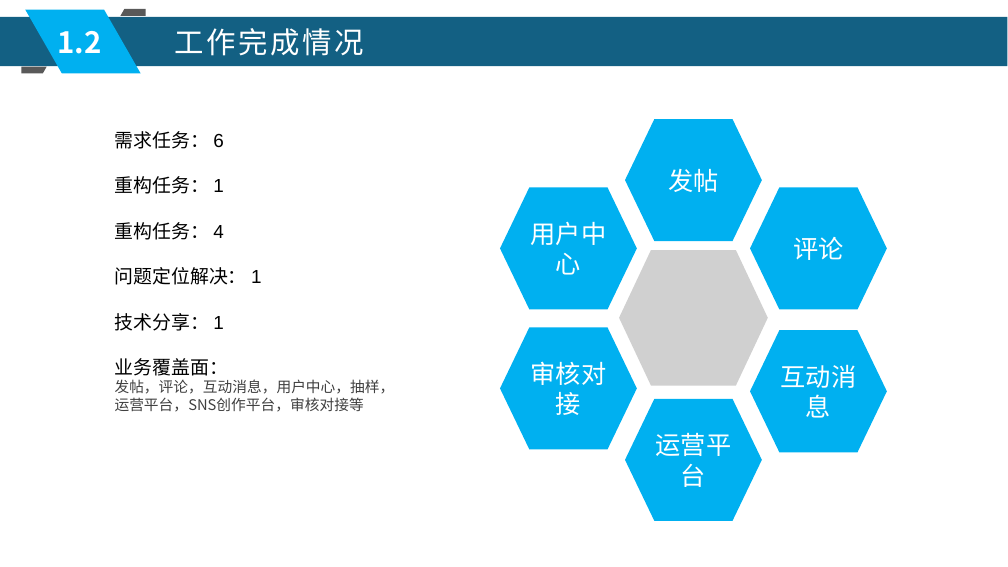
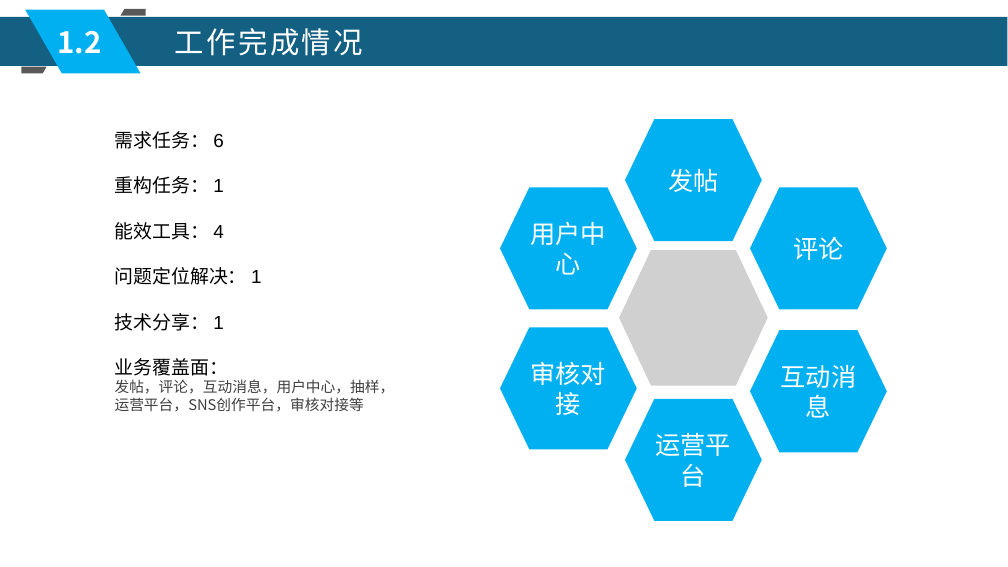
Before and after one commit to xljnc/husky-starter, a slide deck: slide 5 of doc/zzdb.pptx. Drawn at 1008x567 pixels with LibreOffice and Linux fonts; fonts in the diff are those of the drawing; grey boxes stand for pictures. Boxes give left, top, right and bottom in pixels: in the first picture for what was removed or moved away, otherwise in the second. Text is boxed around its words. In the diff, an @@ line names an element or a change of style, - is before the commit and + after.

```diff
--- a/doc/zzdb.pptx
+++ b/doc/zzdb.pptx
@@ text at [115,222,224,240]: text changed @@
-重构任务： 4
+能效工具： 4
```
Also in this commit, not shown: 14 other slides changed, 1 slide removed.
